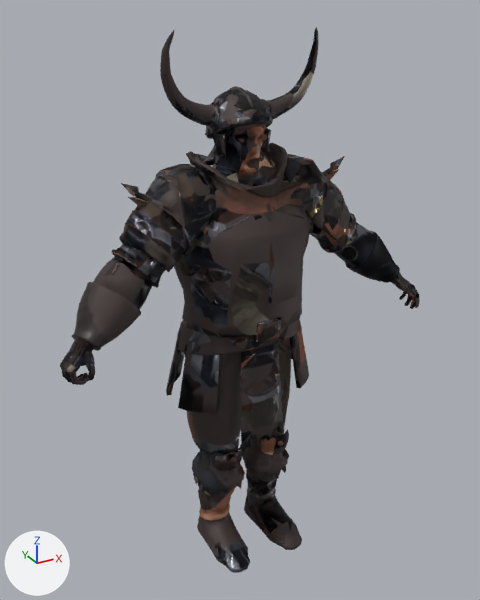
The glTF model public/assets/models/enemy_marauder_iron.glb as it was, and as the next commit left it.
Rendered twice from a camera (50 mm lens) standing at (-1.14, -2.07, 2.15) and looking at (0.0, 0.01, 1.1). Arrows for +X, +Y and +Z are at lower left; the lights stay in place. The first picture is the older version. Vertices at exactly the same position are counted once.

Before the edit, the objects in view are built like this:
```python
me_enemy_marauder_iron_mesh = bpy.data.meshes.new('enemy_marauder_iron_mesh')
me_enemy_marauder_iron_mesh.from_pydata(...)  # 7610 vertices, 15215 faces; spans x -0.74..0.75, y -0.26..0.22, z 0.0..2.09
me_enemy_marauder_iron_mesh.materials.append(mat_m_enemy_marauder_iron)
ob_enemy_marauder_iron_mesh = bpy.data.objects.new('enemy_marauder_iron_mesh', me_enemy_marauder_iron_mesh)
ob_enemy_marauder_iron_mesh.location = (0.0, 0.0, 0.0)
```
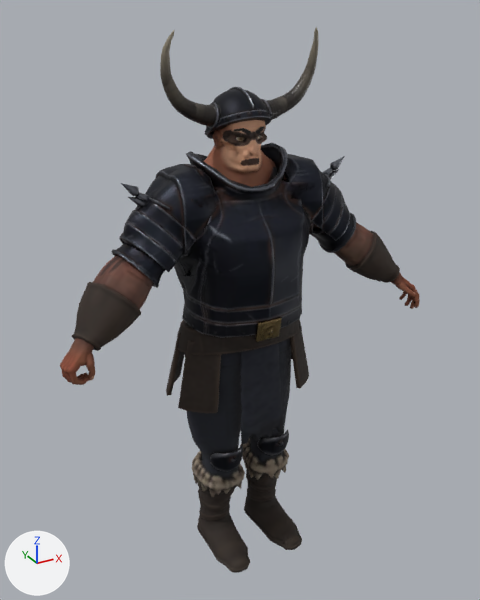
Changed parts and their boxes (x1, y1, x2, y2) in the pictures (480 x 600 px; the box of a moved part takes in the faces that stretch with it):
part 1 of me_enemy_marauder_iron_mesh, moved or reshaped
    before: (160, 27, 319, 158)
    after: (160, 27, 319, 139)
part 2 of me_enemy_marauder_iron_mesh, surface changed
    before: (60, 60, 420, 573)
    after: (60, 36, 420, 573)

The change in detail:
me_enemy_marauder_iron_mesh has 7610 vertices, 15215 faces and spans x -0.74..0.75, y -0.26..0.22, z 0.0..2.09.
me_enemy_marauder_iron_mesh is used by ob_enemy_marauder_iron_mesh; location (0.0, 0.0, 0.0).
me_enemy_marauder_iron_mesh part 1: 635 of 7610 vertices moved; they spanned x -0.3..0.3, y -0.11..0.15, z 1.68..2.09 and now span x -0.3..0.3, y -0.1..0.15, z 1.71..2.09; mean shift (0.0, 0.01, 0.01); largest move (-0.04, 0.14, 1.73) -> (-0.27, -0.05, 2.05).
me_enemy_marauder_iron_mesh part 2: 13940 kept faces spanning x -0.74..0.75, y -0.26..0.22, z 0.0..2.06 get new texture (UV) coordinates.
